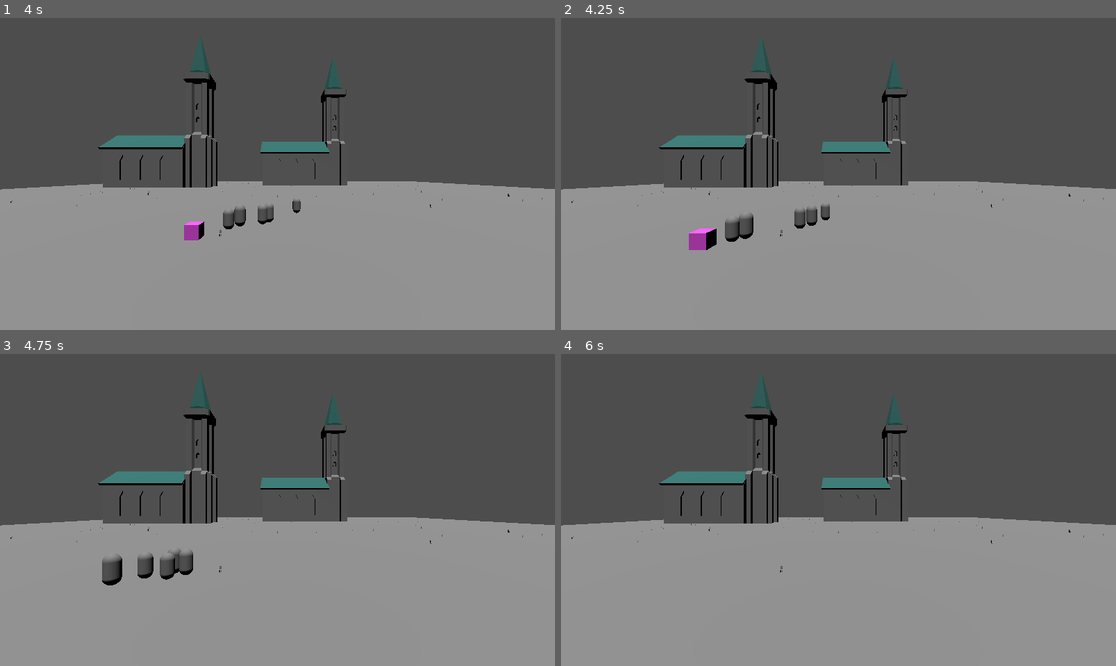
Above: before the commit, frames 1-4 (two rows, left to right).
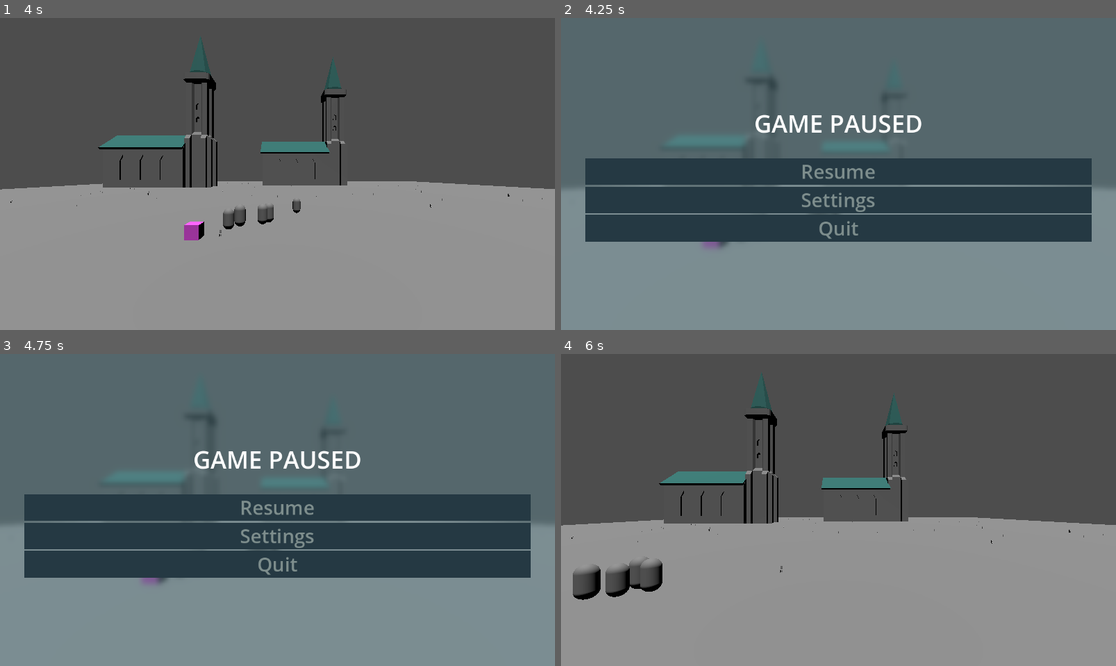
Above: after the commit, the same moments.

Repository: Tchetchouille/GMTK2024
Game: Godot game, scene res://scenes/JoelScene/JoelTestMain.tscn
The game is run twice, just before and just after one commit, with the same random seed, the same clock (stepped at 60 frames per second) and the same inputs.
Inputs (mouse positions are in pixels of both pictures, inside the frame that each line leads up to):
- Up to frame 1 (4 s): move the mouse to (399, 158) at 0.52 s; hold D (move_right) 0.53-1.28 s; click (399, 158) at 0.6 s; move the mouse to (166, 189) at 1.27 s; hold S (move_back) 1.28-2.03 s; click (166, 189) at 1.35 s; move the mouse to (333, 105) at 2.02 s; hold D (move_right) 2.03-2.78 s; click (333, 105) at 2.1 s; move the mouse to (249, 236) at 2.77 s; hold W (move_forward) 2.78-3.53 s; click (249, 236) at 2.85 s; move the mouse to (444, 220) at 3.52 s; hold A (move_left) from 3.53 s (still down); click (444, 220) at 3.6 s
- Up to frame 2 (4.25 s): keep holding A (move_left); tap Escape (toggle_pause_menu) at 4.15 s
- Up to frame 3 (4.75 s): keep holding A (move_left); move the mouse to (111, 463) at 4.27 s; click (111, 463) at 4.35 s
- Up to frame 4 (6 s): move the mouse to (866, 510) at 5.02 s; release A (move_left) at 5.03 s; hold S (move_back) 5.03-5.78 s; click (866, 510) at 5.1 s; move the mouse to (755, 432) at 5.77 s; hold D (move_right) from 5.78 s (still down); click (755, 432) at 5.85 s

Frame 1 is identical in both runs. In frame 2, 68% of the frame differs, in the area x 0-100%, y 0-76%; in frame 3, 68%; in frame 4, 1.3%.

Commit message:
UI 'polishing'...

Diff:
--- a/scenes/UI/Buttons/credits_button.tscn
+++ b/scenes/UI/Buttons/credits_button.tscn
@@ -10,6 +10,5 @@
 [node name="Button" type="Button" parent="."]
 layout_mode = 2
 text = "Credits"
-alignment = 0
 
 [connection signal="pressed" from="Button" to="." method="_on_button_pressed"]
--- a/scenes/UI/Buttons/quit_button.tscn
+++ b/scenes/UI/Buttons/quit_button.tscn
@@ -10,6 +10,5 @@
 [node name="Button" type="Button" parent="."]
 layout_mode = 2
 text = "Quit"
-alignment = 0
 
 [connection signal="pressed" from="Button" to="." method="_on_button_pressed"]
--- a/scenes/UI/Buttons/settings_button.tscn
+++ b/scenes/UI/Buttons/settings_button.tscn
@@ -11,6 +11,5 @@
 layout_mode = 2
 text = "Settings
 "
-alignment = 0
 
 [connection signal="pressed" from="Button" to="." method="_on_settings_button_pressed"]
--- a/scenes/UI/Menus/main_menu.tscn
+++ b/scenes/UI/Menus/main_menu.tscn
@@ -38,7 +38,7 @@
 grow_horizontal = 2
 grow_vertical = 2
 
-[node name="TitleMargin" type="MarginContainer" parent="Background"]
+[node name="TitleMargin" type="MarginContainer" parent="."]
 layout_mode = 0
 offset_right = 503.0
 offset_bottom = 160.0
@@ -46,7 +46,7 @@
 theme_override_constants/margin_left = 50
 theme_override_constants/margin_top = 50
 
-[node name="Label" type="Label" parent="Background/TitleMargin"]
+[node name="Label" type="Label" parent="TitleMargin"]
 layout_mode = 2
 text = "GAME TITLE"
 
@@ -55,19 +55,18 @@
 anchors_preset = 2
 anchor_top = 1.0
 anchor_bottom = 1.0
-offset_top = -402.0
-offset_right = 400.0
+offset_top = -352.0
+offset_right = 512.0
 grow_vertical = 0
-theme_override_constants/margin_bottom = 50
 
 [node name="VBoxContainer" type="VBoxContainer" parent="MenuMargin"]
 layout_mode = 2
 theme_override_constants/separation = 20
+alignment = 2
 
 [node name="PlayButton" type="Button" parent="MenuMargin/VBoxContainer"]
 layout_mode = 2
 text = "Play"
-alignment = 0
 
 [node name="SettingsButton" parent="MenuMargin/VBoxContainer" instance=ExtResource("2_ofhes")]
 layout_mode = 2
@@ -79,9 +78,11 @@
 layout_mode = 2
 
 [node name="SettingsMenu" parent="." instance=ExtResource("7_l5ba0")]
+visible = false
 layout_mode = 1
 
 [node name="CreditsMenu" parent="." instance=ExtResource("8_dkmlh")]
+visible = false
 layout_mode = 1
 
 [connection signal="pressed" from="MenuMargin/VBoxContainer/PlayButton" to="." method="_on_play_button_pressed"]
--- a/scenes/UI/Menus/pause_menu.tscn
+++ b/scenes/UI/Menus/pause_menu.tscn
@@ -23,7 +23,7 @@
 theme = ExtResource("1_ha31u")
 script = ExtResource("1_vlb6b")
 
-[node name="Background" type="ColorRect" parent="."]
+[node name="Blur" type="ColorRect" parent="."]
 material = SubResource("ShaderMaterial_5qvog")
 layout_mode = 1
 anchors_preset = 15
@@ -32,6 +32,15 @@
 grow_horizontal = 2
 grow_vertical = 2
 color = Color(0.380392, 0.380392, 0.380392, 0)
+
+[node name="Color" type="ColorRect" parent="."]
+layout_mode = 1
+anchors_preset = 15
+anchor_right = 1.0
+anchor_bottom = 1.0
+grow_horizontal = 2
+grow_vertical = 2
+color = Color(0.376471, 0.529412, 0.568627, 0.454902)
 
 [node name="MarginContainer" type="MarginContainer" parent="."]
 layout_mode = 1
@@ -51,6 +60,16 @@
 [node name="VBoxContainer" type="VBoxContainer" parent="MarginContainer"]
 layout_mode = 2
 
+[node name="Label" type="Label" parent="MarginContainer/VBoxContainer"]
+layout_mode = 2
+theme_override_font_sizes/font_size = 50
+text = "GAME PAUSED"
+horizontal_alignment = 1
+
+[node name="Control" type="Control" parent="MarginContainer/VBoxContainer"]
+custom_minimum_size = Vector2(0, 30)
+layout_mode = 2
+
 [node name="ResumeButton" type="Button" parent="MarginContainer/VBoxContainer"]
 layout_mode = 2
 text = "Resume"
@@ -62,6 +81,7 @@
 layout_mode = 2
 
 [node name="SettingsMenu" parent="." instance=ExtResource("6_3662a")]
+visible = false
 layout_mode = 1
 
 [connection signal="pressed" from="MarginContainer/VBoxContainer/ResumeButton" to="." method="_on_resume_button_pressed"]
--- a/scenes/UI/Menus/settings_menu.tscn
+++ b/scenes/UI/Menus/settings_menu.tscn
@@ -1,7 +1,8 @@
-[gd_scene load_steps=3 format=3 uid="uid://b4fycjv15m4l2"]
+[gd_scene load_steps=4 format=3 uid="uid://b4fycjv15m4l2"]
 
 [ext_resource type="Theme" uid="uid://cqu6jlcef4qae" path="res://resources/Themes/settings_menu.tres" id="1_o7d18"]
 [ext_resource type="PackedScene" uid="uid://bwpo3fgr5lcwr" path="res://scenes/UI/Buttons/back_button.tscn" id="1_wcsk2"]
+[ext_resource type="Script" path="res://scripts/UI/sensitivity_margin.gd" id="2_b5ojo"]
 
 [node name="SettingsMenu" type="Control"]
 layout_mode = 3
@@ -19,7 +20,7 @@
 anchor_bottom = 1.0
 grow_horizontal = 2
 grow_vertical = 2
-color = Color(0, 0, 0, 0.196078)
+color = Color(0, 0, 0, 0.921569)
 
 [node name="MarginContainer" type="MarginContainer" parent="."]
 layout_mode = 1
@@ -36,5 +37,30 @@
 [node name="VBoxContainer" type="VBoxContainer" parent="MarginContainer"]
 layout_mode = 2
 
+[node name="SettingsTitle" type="Label" parent="MarginContainer/VBoxContainer"]
+layout_mode = 2
+theme_override_font_sizes/font_size = 50
+text = "SETTINGS"
+horizontal_alignment = 1
+
+[node name="SensitivityMargin" type="MarginContainer" parent="MarginContainer/VBoxContainer"]
+layout_mode = 2
+script = ExtResource("2_b5ojo")
+
+[node name="VBoxContainer" type="VBoxContainer" parent="MarginContainer/VBoxContainer/SensitivityMargin"]
+layout_mode = 2
+
+[node name="Label" type="Label" parent="MarginContainer/VBoxContainer/SensitivityMargin/VBoxContainer"]
+layout_mode = 2
+text = "Sensitivity"
+
+[node name="SensitivitySlider" type="HSlider" parent="MarginContainer/VBoxContainer/SensitivityMargin/VBoxContainer"]
+layout_mode = 2
+min_value = 1.0
+value = 50.0
+allow_greater = true
+
 [node name="BackButton" parent="MarginContainer/VBoxContainer" instance=ExtResource("1_wcsk2")]
 layout_mode = 2
+
+[connection signal="value_changed" from="MarginContainer/VBoxContainer/SensitivityMargin/VBoxContainer/SensitivitySlider" to="MarginContainer/VBoxContainer/SensitivityMargin" method="_on_sensitivity_slider_value_changed"]
--- a/scenes/jere_test_scene.tscn
+++ b/scenes/jere_test_scene.tscn
@@ -30,6 +30,7 @@
 [node name="GeneralUI" parent="." instance=ExtResource("2_0phh2")]
 
 [node name="MerdierDeTest" type="Node3D" parent="."]
+transform = Transform3D(10, 0, 0, 0, 10, 0, 0, 0, 10, 0, 0, 0)
 
 [node name="WorldEnvironment" type="WorldEnvironment" parent="MerdierDeTest"]
 environment = SubResource("Environment_soui2")
@@ -39,6 +40,8 @@
 
 [node name="DirectionalLight3D" type="DirectionalLight3D" parent="MerdierDeTest"]
 transform = Transform3D(-0.181583, -0.7062, -0.684331, -3.34559e-08, -0.6959, 0.718139, -0.983375, 0.130402, 0.126364, 0, 0, 0)
+light_color = Color(1, 0.674943, 0.628534, 1)
+shadow_enabled = true
 
 [node name="Floor" type="Node3D" parent="MerdierDeTest"]
 transform = Transform3D(100, 0, 0, 0, 100, 0, 0, 0, 100, 0, 0, 0)
--- a/scripts/UI/back_button.gd
+++ b/scripts/UI/back_button.gd
@@ -1,4 +1,5 @@
 extends Control
 
 func _on_back_button_pressed() -> void:
+
 	$"../../..".hide()
--- /dev/null
+++ b/scripts/UI/sensitivity_margin.gd
@@ -0,0 +1,6 @@
+extends MarginContainer
+
+var character = preload("res://scenes/Character.tscn")
+
+func _on_sensitivity_slider_value_changed(value: float) -> void:
+	print(character)
--- a/scripts/game_manager.gd
+++ b/scripts/game_manager.gd
@@ -6,10 +6,19 @@
 @export var target: CharacterBody3D  # The target that enemies should move towards
 @export var scale_variation: float = 0.2  # Variation factor for enemy scale
 
+var pause_menu = preload("res://scenes/UI/Menus/pause_menu.tscn")
+
 var enemies: Array = []
 
 func _ready():
 	spawn_enemies()
+
+func _process(_delta: float) -> void:
+	# Handles pausing the game
+	if Input.is_action_just_pressed("toggle_pause_menu") and get_tree().paused == false:
+		var instance = pause_menu.instantiate()
+		add_child(instance)
+		get_tree().paused = true
 
 func spawn_enemies():
 	for i in range(number_of_enemies):
Not shown: 1 places in scenes/Character.tscn that only renumber resources
Not shown: 1 places in scenes/JoelScene/JoelTestMain.tscn that only renumber resources
Not shown: 1 places in scenes/flo_scene.tscn that only renumber resources
Not shown: 1 places in scenes/game_manager.tscn that only renumber resources
